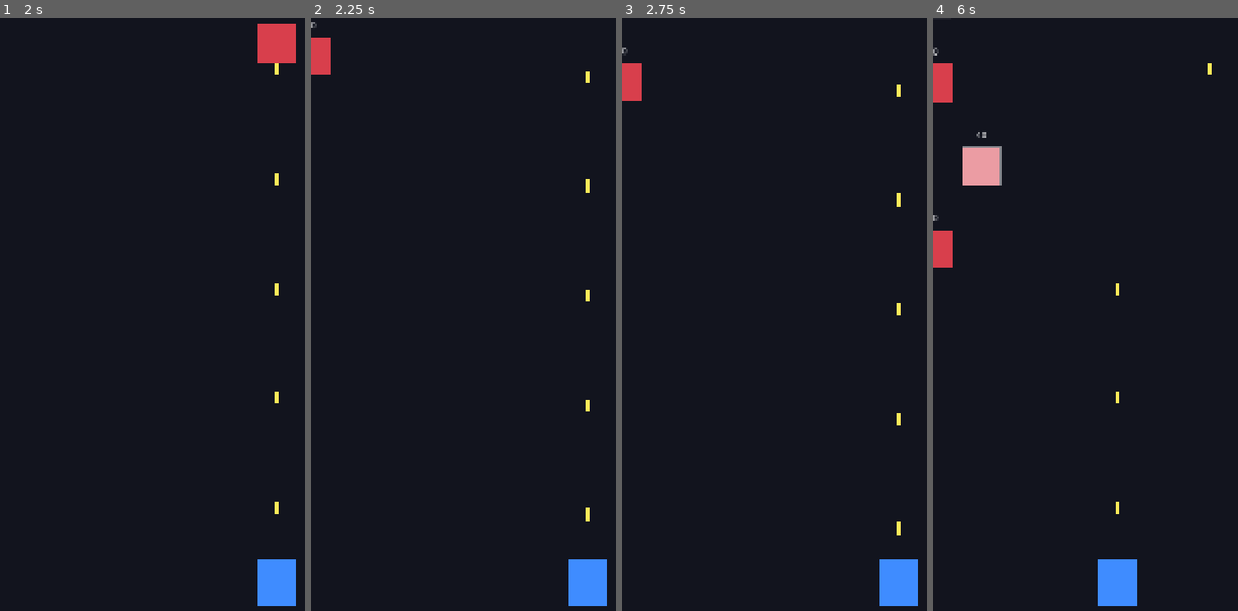
Above: before the commit, frames 1-4 (left to right).
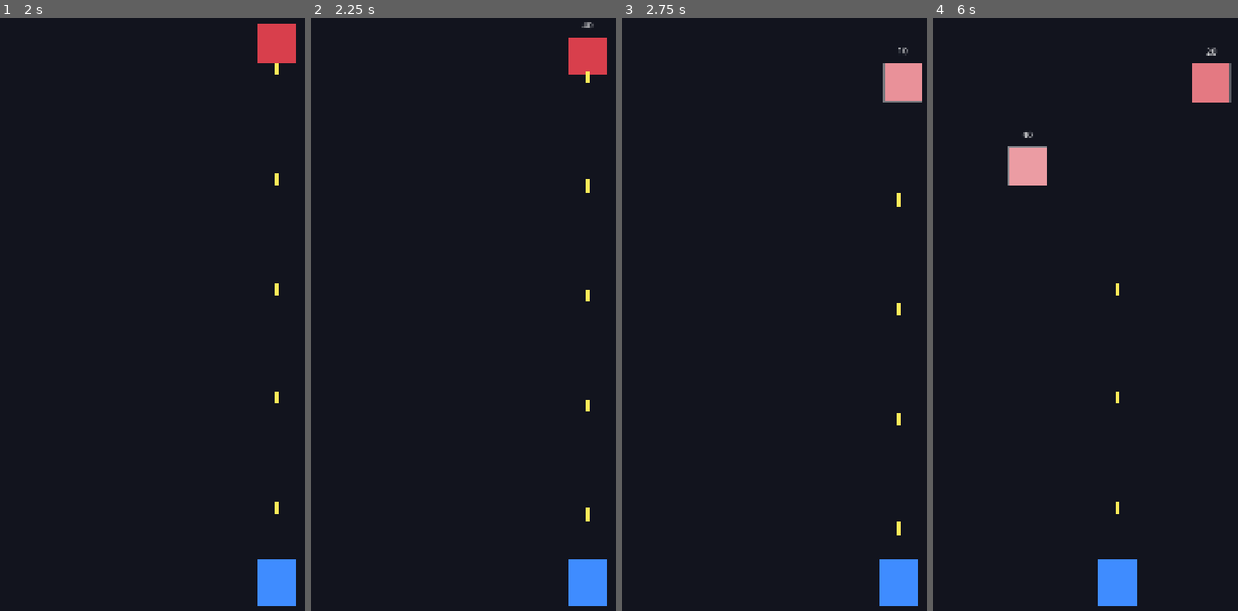
Above: after the commit, the same moments.

Repository: ScriptByFei/kernwerk-godot
Game: Godot game, scene res://scenes/game/game.tscn
Two runs of this game, one before a commit and one after it. Both use one fixed random seed, a clock stepped at 60 frames per second and the inputs below.
Inputs (mouse positions are in pixels of both pictures, inside the frame that each line leads up to):
- Up to frame 1 (2 s): tap Enter at 0.5 s; move the mouse to (265, 314) at 0.52 s; hold D (lane_right) 0.53-1.25 s; hold 1 (lane_1) 0.53-1.25 s; click (265, 314) at 0.67 s; tap Space at 1.25 s; drag from (109, 379) to (164, 480) at 1.27 s
- Up to frame 2 (2.25 s): move the mouse to (533, 201) at 2.02 s; hold D (lane_right) from 2.03 s (still down); hold 3 (lane_3) from 2.03 s (still down)
- Up to frame 3 (2.75 s): keep holding D (lane_right); keep holding 3 (lane_3)
- Up to frame 4 (6 s): release D (lane_right) at 2.75 s; release 3 (lane_3) at 2.75 s; drag from (1097, 480) to (1006, 249) at 2.77 s; move the mouse to (1228, 444) at 3.52 s; hold A (lane_left) 3.53-4.25 s; hold 2 (lane_2) 3.53-4.25 s; drag from (1006, 249) to (1061, 184) at 4.27 s; move the mouse to (1137, 344) at 5.02 s; hold A (lane_left) 5.03-5.75 s; hold 1 (lane_1) 5.03-5.75 s; click (1137, 344) at 5.17 s; drag from (1061, 184) to (1042, 379) at 5.77 s

Frame 1 is identical in both runs. In frame 2, 1.2% of the frame differs, in the area x 0-98%, y 0-10%; in frame 3, 1.3%; in frame 4, 3.5%, in the area x 0-98%, y 4-43%.

Commit message:
fix: hit wobble around current position (was snapping enemies to x=0)

Diff:
--- a/scripts/enemies/enemy.gd
+++ b/scripts/enemies/enemy.gd
@@ -11,7 +11,6 @@
 var _flash_rect: Polygon2D
 var _hp_label: Label
 var _wobble_tween: Tween
-var _base_x := 0.0
 
 func _ready() -> void:
 	super._ready()
@@ -71,14 +70,14 @@
 	_flash_rect.color = Color(1, 1, 1, 0.55)
 	var t := create_tween()
 	t.tween_property(_flash_rect, "color:a", 0.0, 0.15)
-	# Wackeln
+	# Wackeln UM DIE AKTUELLE POSITION — kein Sprung zu x=0 (das war der "nach links weg"-Bug)
 	if _wobble_tween and _wobble_tween.is_valid():
 		_wobble_tween.kill()
-	_base_x = 0.0
+	var base_x := position.x
 	_wobble_tween = create_tween().set_trans(Tween.TRANS_SINE).set_ease(Tween.EASE_OUT)
-	_wobble_tween.tween_property(self, "position:x", _base_x + 14.0, 0.05)
-	_wobble_tween.tween_property(self, "position:x", _base_x - 10.0, 0.07)
-	_wobble_tween.tween_property(self, "position:x", _base_x, 0.06)
+	_wobble_tween.tween_property(self, "position:x", base_x + 14.0, 0.05)
+	_wobble_tween.tween_property(self, "position:x", base_x - 10.0, 0.07)
+	_wobble_tween.tween_property(self, "position:x", base_x, 0.06)
 
 func _die() -> void:
 	# Sanftes Auflösen: schrumpfen + ausfaden, kein harter Pop
Not shown, changed: index.html
Not shown, changed: index.pck
